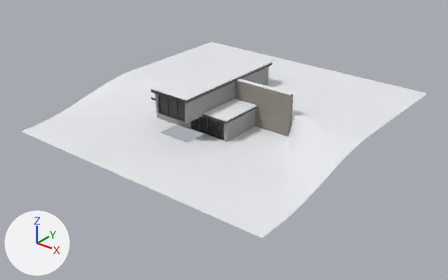
What one commit did to the glTF model public/houses/senja/senja.glb.
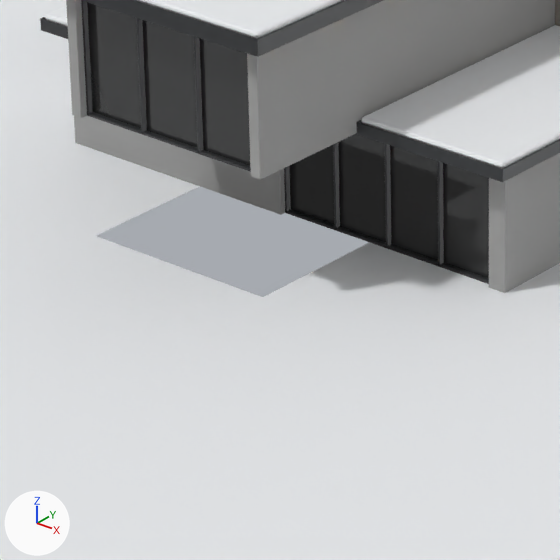
Old and new are each drawn whole from a 50 mm camera at (54.1, -69.3, 36.2) aimed at (0.8, -2.6, -5.1) and again close up on the part from 32% to 53% of the width and 34% to 66% of the height. Arrows for +X, +Y and +Z are at lower left; the lights stay in place. The first two pictures are the older version. Where no turn or scale is listed for an object, it has been applied to the vertices. Vertices at exactly the same position are counted once.

The older version as bpy lines, for what is in view:
```python
me_glazing_bar_end = bpy.data.meshes.new('glazing:bar-end')
me_glazing_bar_end.from_pydata([(-2.7, 0.0, -1.65), (2.7, 0.0, -1.65), (2.7, 0.0, 1.65), (-2.7, 0.0, 1.65)], [], [(0, 1, 2), (0, 2, 3)])
me_glazing_bar_end.materials.append(mat_glazing)  # black #272727
me_plinth = bpy.data.meshes.new('plinth')
me_plinth.from_pydata(...)  # 3045 vertices, 5728 faces; spans x -22.2..22.2, y -22.4..22.4, z -1.6..1.6
me_plinth.materials.append(mat_plinth)  # white #eaecef
me_shell = bpy.data.meshes.new('shell')
me_shell.from_pydata(...)  # 1697 vertices, 2966 faces; spans x -10.2..10.2, y -10.4..10.4, z -3.5..3.5
# faces by material slot: [106, 567, 170, 964, 1159]
me_shell.materials.append(mat_timber)  # orange #b58459
me_shell.materials.append(mat_concrete)  # grey #9e9e9d
me_shell.materials.append(mat_stone)  # grey #908b84
me_shell.materials.append(mat_snow)  # white #eaecef
me_shell.materials.append(mat_metal)  # dark grey #353638
ob_glazing_bar_end = bpy.data.objects.new('glazing:bar-end', me_glazing_bar_end)
ob_glazing_bar_end.location = (-3.0, -9.66, 1.65)
ob_plinth = bpy.data.objects.new('plinth', me_plinth)
ob_plinth.location = (-0.2, 0.0, -1.6)
ob_shell = bpy.data.objects.new('shell', me_shell)
ob_shell.location = (-0.2, 0.0, 0.31)
# also in view: 'glazing:lower-front' at (0.2, -5.7, -1.6)
```
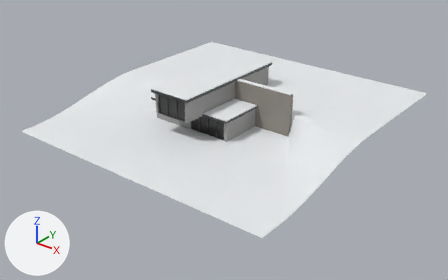
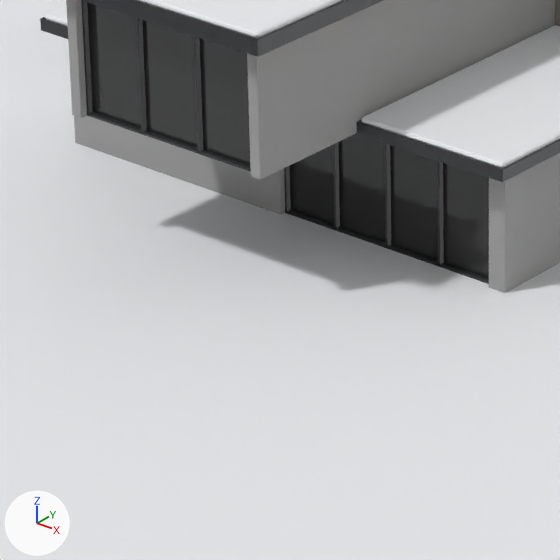
The edits, one by one:
me_plinth is used by ob_plinth; location (-0.2, 0.0, -1.6).
me_plinth had 3045 vertices, 5728 faces and spanned x -22.2..22.2, y -22.4..22.4, z -1.6..1.6.
me_plinth now has 3093 vertices, 5826 faces and spans x -22.2..22.2, y -22.4..22.4, z -1.6..1.6.
Part 1, on me_plinth:
8 new vertices lie (-0.8, 0.0, 0.0) away from vertices in x -0.1, y -9.0..1.0, z -1.6.
8 new vertices lie (-0.9, 0.0, 0.0) away from vertices in x -0.9, y -9.0..1.0, z -1.6.
8 new vertices lie (-0.9, 0.0, 0.0) away from vertices in x -1.8, y -9.0..1.0, z -1.6.
8 new vertices lie (-0.9, 0.0, 0.0) away from vertices in x -2.7, y -9.0..1.0, z -1.6.
8 new vertices lie (-0.8, 0.0, 0.0) away from vertices in x -3.6, y -9.0..1.0, z -1.6.
8 new vertices lie (-0.9, 0.0, 0.0) away from vertices in x -4.4, y -9.0..1.0, z -1.6.
98 new faces join them.

Changed parts and their boxes (x1, y1, x2, y2) in the close-ups (560 x 560 px):
part 1 of me_plinth, added
    after: (97, 187, 369, 297)
